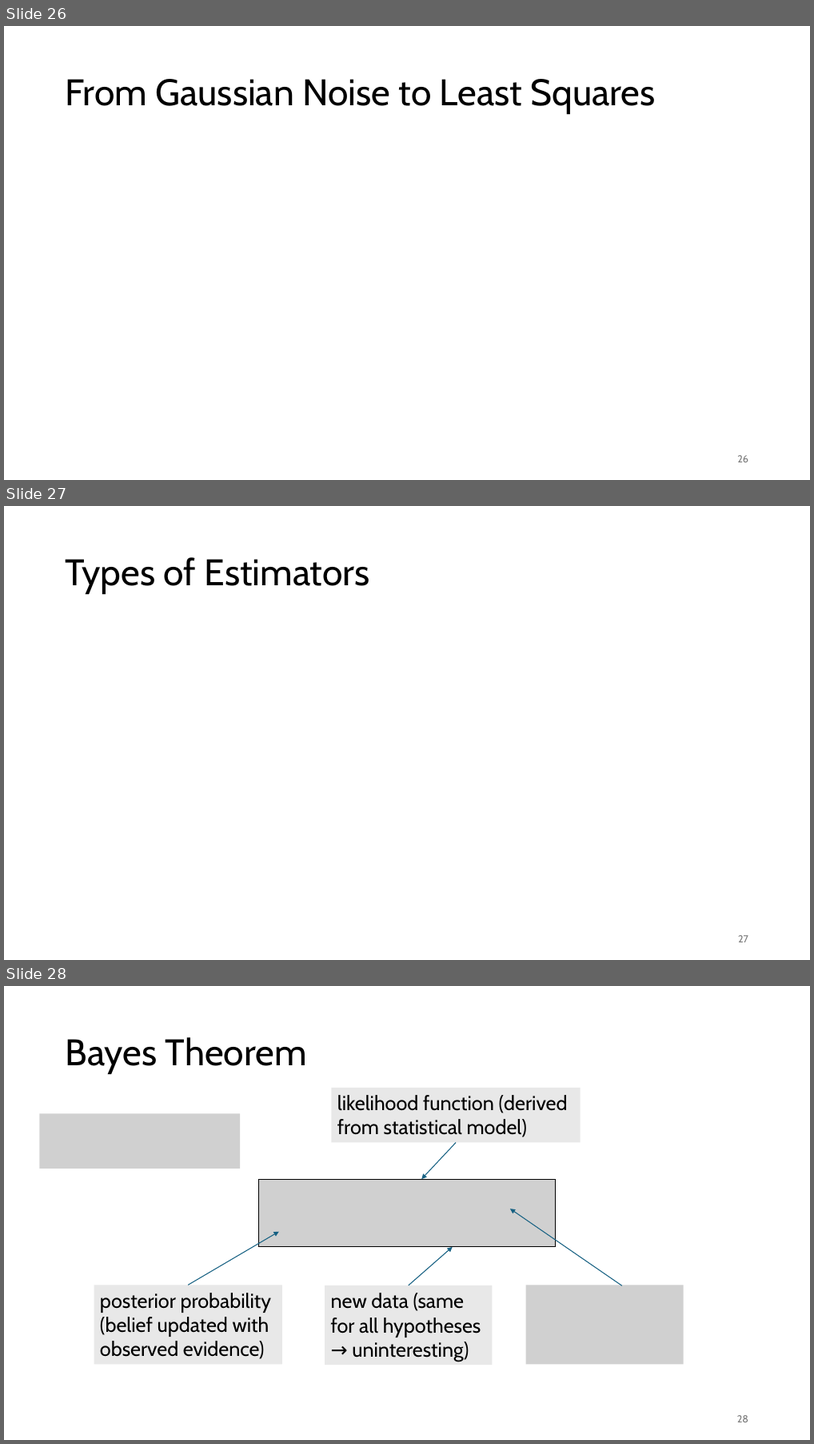
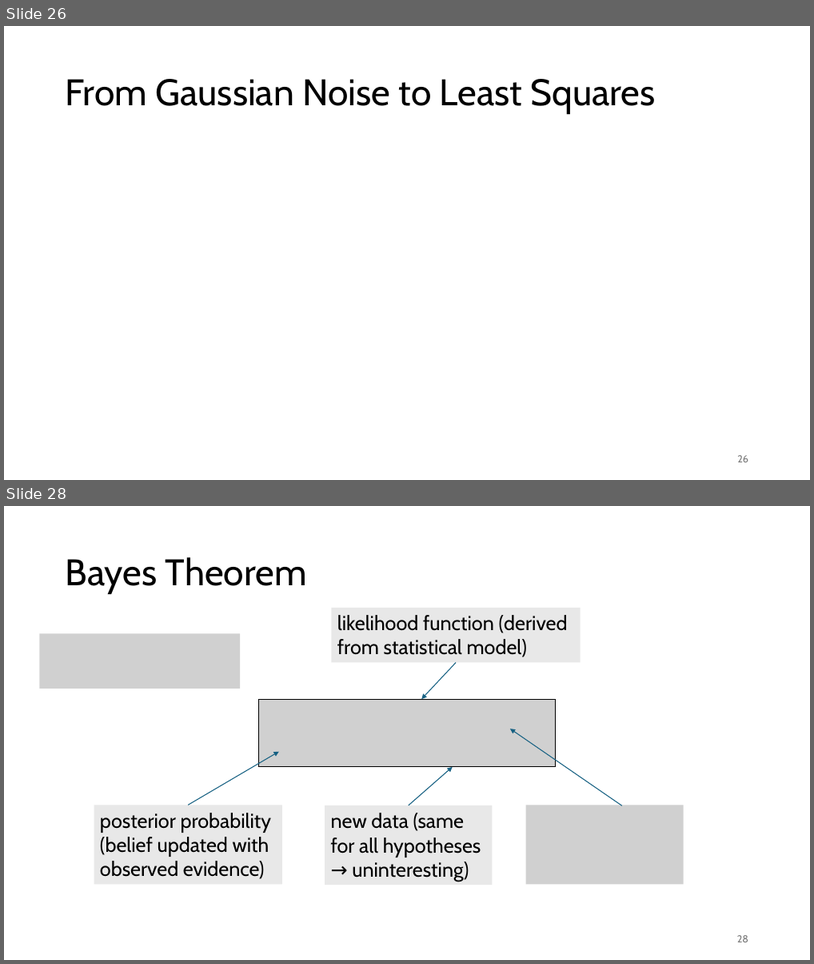
Before and after one commit to FelixWick/data_science, a slide deck: slides/4_parameter_estimation.pptx. Shown one above the other, each under a label of ours: slides 26, 27 and 28 before the commit, slides 26 and 28 after it; the slides between them are not shown. The pictures are 814x1444 and 814x964 pixels, drawn with LibreOffice and Linux fonts; fonts in the diff are those of the drawing; grey boxes stand for pictures. Boxes give left, top, right and bottom in pixels: in the first picture for what was removed or moved away, otherwise in the second. Text is boxed around its words. In the diff, an @@ line names an element or a change of style, - is before the commit and + after.

```diff
--- a/slides/4_parameter_estimation.pptx
+++ b/slides/4_parameter_estimation.pptx
@@ slide 27 removed at bbox=[4, 506, 810, 960], background #FFFFFF @@
@@ title removed at bbox=[66, 557, 370, 594] @@
-Types of Estimators
@@ page number removed at bbox=[738, 935, 749, 942] @@
-27
```
Also in this commit, not shown: 3 slides changed, 7 slides added, 1 other slide removed, 1 other file.
